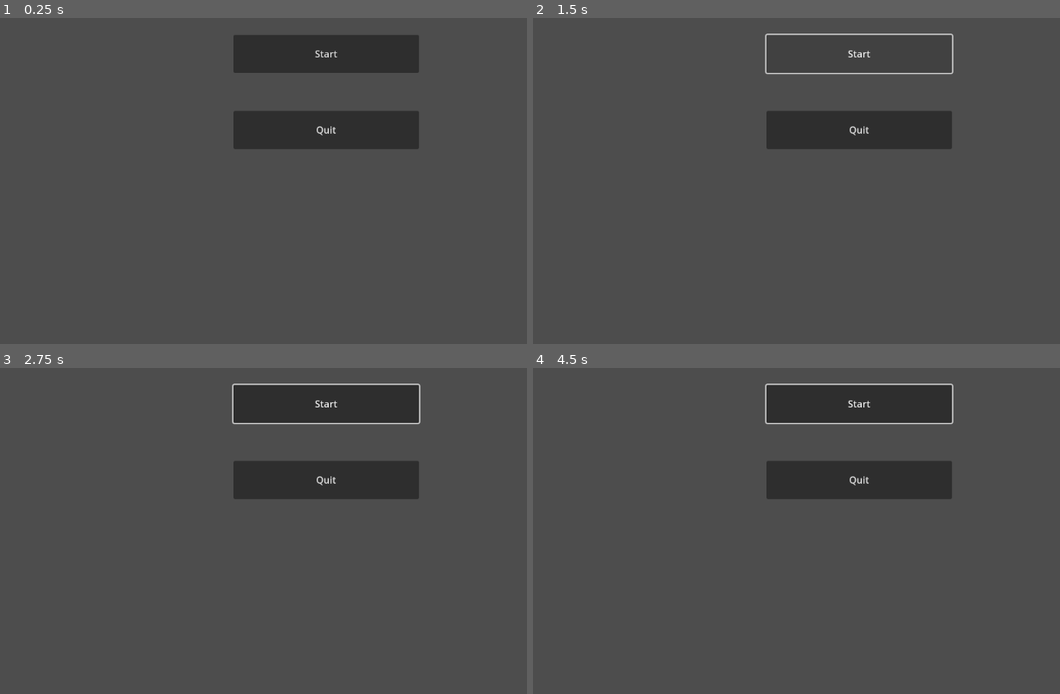
Above: before the commit, frames 1-4 (two rows, left to right).
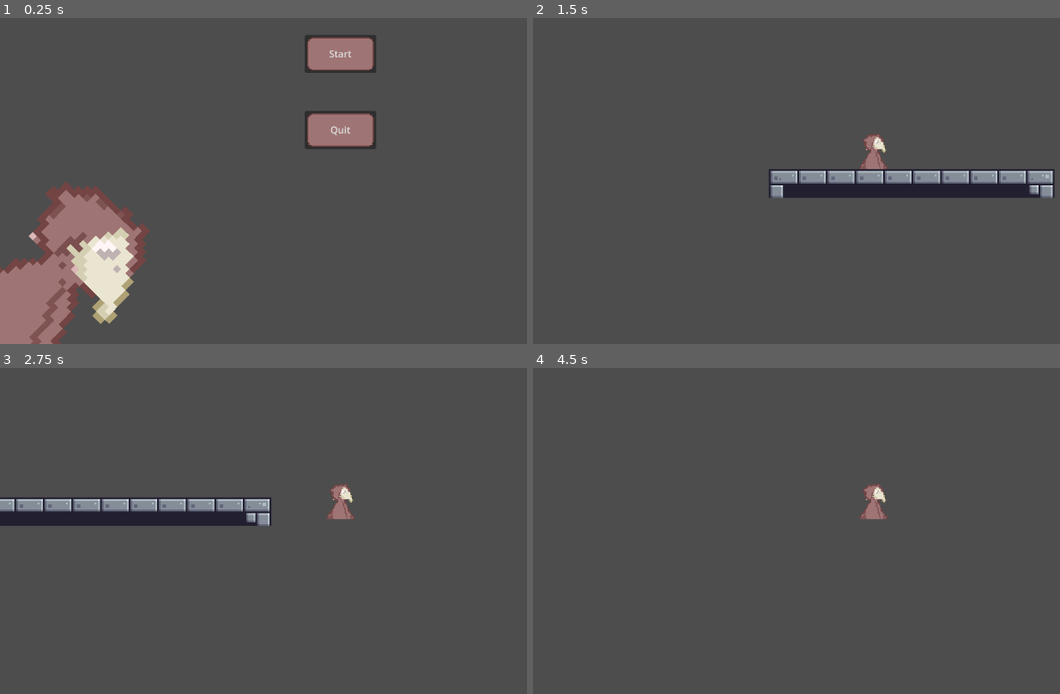
Above: after the commit, the same moments.

Repository: SeeminglyUnrelated/Game-Off-2023
Game: Godot game, scene res://Scenes/main_menu.tscn
Same seed, same stepped clock (60 frames per second), same inputs: the game is played once before the commit and once after it.
Inputs (mouse positions are in pixels of both pictures, inside the frame that each line leads up to):
- Up to frame 1 (0.25 s): no input
- Up to frame 2 (1.5 s): click "Start" at 0.5 s; click (859, 53) at 1.25 s, where only the run before the commit has a clickable "Start"
- Up to frame 3 (2.75 s): tap Enter (ui_accept) at 2, 2.27 s; move the mouse to (495, 482) at 2.02 s; hold Right (ui_right) from 2.03 s (still down)
- Up to frame 4 (4.5 s): move the mouse to (738, 521) at 2.77 s; tap Enter (ui_accept) at 3.02, 3.5, 4.25 s; move the mouse to (944, 416) at 3.52 s; release Right (ui_right) at 3.53 s; hold Left (ui_left) 3.53-4.28 s; move the mouse to (843, 579) at 4.27 s; hold Right (ui_right) from 4.28 s (still down)

The runs differ from the first frame. In frame 1, 16% of the frame differs, in the area x 0-80%, y 5-100%; in frame 2, 9.5%; in frame 3, 13%; in frame 4, 8.8%.

Commit message:
Added a few things
Added sprites to buttons, and a plague doctor that resizes based on whether you're hovering on a button or not.

Diff:
--- a/Scenes/main_menu.tscn
+++ b/Scenes/main_menu.tscn
@@ -1,6 +1,9 @@
-[gd_scene load_steps=2 format=3 uid="uid://cec2xsnyt2sh"]
+[gd_scene load_steps=5 format=3 uid="uid://cec2xsnyt2sh"]
 
 [ext_resource type="Script" path="res://Scripts/main_menu.gd" id="1_7yxm3"]
+[ext_resource type="Texture2D" uid="uid://bstbr5hn3ynl" path="res://Sprites/Player.png" id="2_txly5"]
+[ext_resource type="Script" path="res://Scripts/MainMenuIcon.gd" id="3_1ayki"]
+[ext_resource type="Texture2D" uid="uid://bjjfh5iuncowr" path="res://Sprites/Button/normal.png" id="3_dsaq5"]
 
 [node name="MainMenu" type="Control"]
 layout_mode = 3
@@ -11,31 +14,46 @@
 grow_vertical = 2
 script = ExtResource("1_7yxm3")
 
+[node name="MainMenuIcon" type="Sprite2D" parent="."]
+position = Vector2(112, 544)
+rotation = 0.777894
+scale = Vector2(2, 2)
+texture = ExtResource("2_txly5")
+script = ExtResource("3_1ayki")
+
 [node name="StartButton" type="Button" parent="."]
 layout_mode = 1
 anchors_preset = 15
 anchor_right = 1.0
 anchor_bottom = 1.0
-offset_left = 392.0
+offset_left = 512.0
 offset_top = 128.0
-offset_right = -448.0
+offset_right = -520.0
 offset_bottom = -456.0
 grow_horizontal = 2
 grow_vertical = 2
 text = "Start"
+icon = ExtResource("3_dsaq5")
+icon_alignment = 1
+expand_icon = true
 
 [node name="QuitButton" type="Button" parent="."]
 layout_mode = 1
 anchors_preset = 15
 anchor_right = 1.0
 anchor_bottom = 1.0
-offset_left = 392.0
+offset_left = 512.0
 offset_top = 256.0
-offset_right = -448.0
+offset_right = -520.0
 offset_bottom = -328.0
 grow_horizontal = 2
 grow_vertical = 2
 text = "Quit"
+icon = ExtResource("3_dsaq5")
+icon_alignment = 1
+expand_icon = true
 
+[connection signal="mouse_entered" from="." to="MainMenuIcon" method="_on_main_menu_mouse_entered"]
+[connection signal="mouse_exited" from="." to="MainMenuIcon" method="_on_main_menu_mouse_exited"]
 [connection signal="pressed" from="StartButton" to="." method="_on_start_button_pressed"]
 [connection signal="pressed" from="QuitButton" to="." method="_on_quit_button_pressed"]
--- /dev/null
+++ b/Scripts/MainMenuIcon.gd
@@ -0,0 +1,10 @@
+extends Node2D
+
+@export var Size_Normal = 2
+@export var Size_Hovered = 4
+
+func _on_main_menu_mouse_entered():
+	set_scale(Vector2(Size_Normal, Size_Normal))
+
+func _on_main_menu_mouse_exited():
+	set_scale(Vector2(Size_Hovered, Size_Hovered))
--- a/Scripts/main_menu.gd
+++ b/Scripts/main_menu.gd
@@ -7,4 +7,4 @@
 
 
 func _on_start_button_pressed():
-	pass
+	get_tree().change_scene_to_file("res://Scenes/game.tscn")
Binary file added: Sprites/Button/normal.png
Not shown, added: Sprites/Button/normal.png.import
Binary file added: Sprites/Button/pressed.png
Not shown, added: Sprites/Button/pressed.png.import
